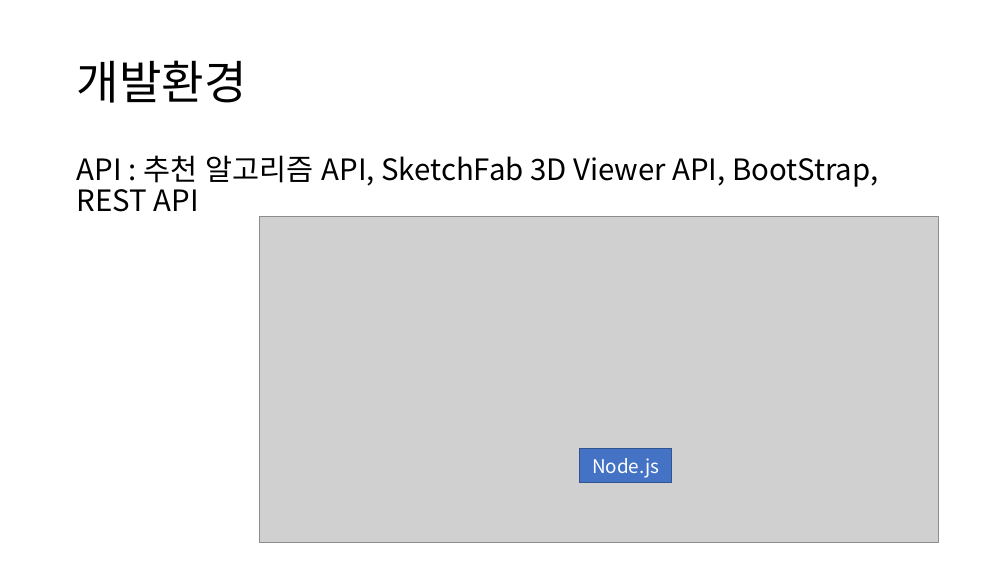
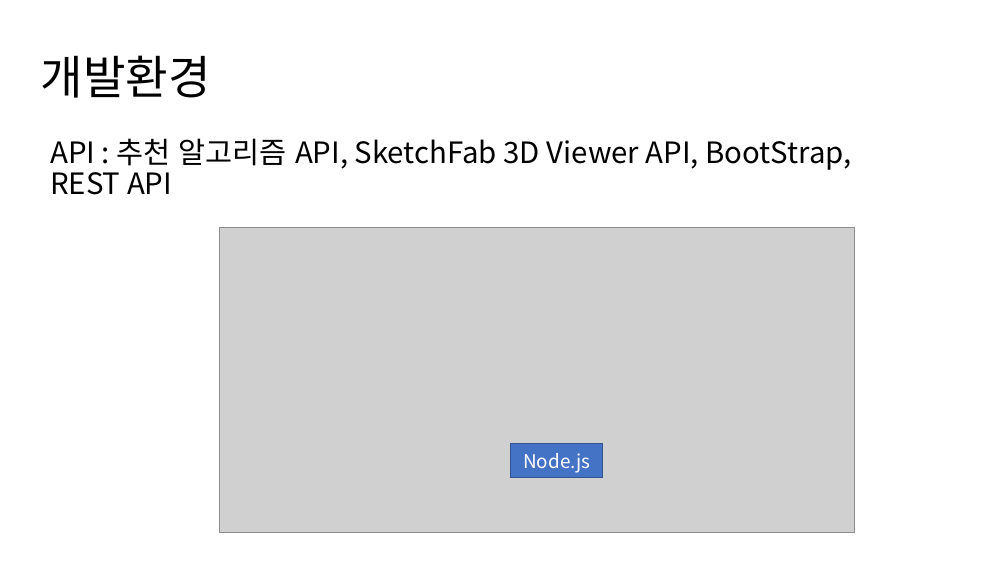
Before and after one commit to Github-AppData/3DShoesModel_WebSite, a slide deck: slide 5 of Meeating/3D Model Shoes WebSite.pptx. Drawn at 1008x567 pixels with LibreOffice and Linux fonts; fonts in the diff are those of the drawing; grey boxes stand for pictures. Boxes give left, top, right and bottom in pixels: in the first picture for what was removed or moved away, otherwise in the second. Text is boxed around its words. In the diff, an @@ line names an element or a change of style, - is before the commit and + after.

```diff
--- a/Meeating/3D Model Shoes WebSite.pptx
+++ b/Meeating/3D Model Shoes WebSite.pptx
@@ title "개발환경": place and size @@
-title "개발환경" at [77,60,247,103]
+title "개발환경" at [41,55,211,98]
@@ text "API : 추천 알고리즘 API, ...": place and size @@
-text "API : 추천 알고리즘 API, ..." at [77,155,878,212]
+text "API : 추천 알고리즘 API, ..." at [50,138,852,195]
@@ picture: place and size @@
-picture at [260,216,939,543]
+picture at [220,228,855,533]
@@ rectangle "Node.js": place and size @@
-rectangle "Node.js" at [580,449,672,482]
+rectangle "Node.js" at [510,444,603,477]
```
Also in this commit, not shown: 2 other slides changed, 1 other file.
